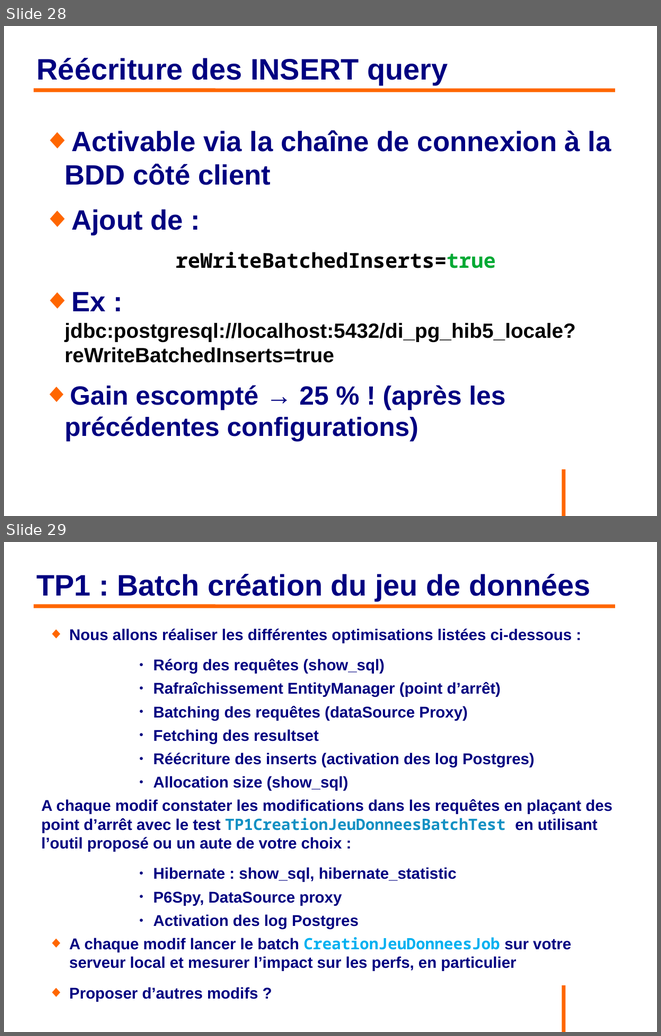
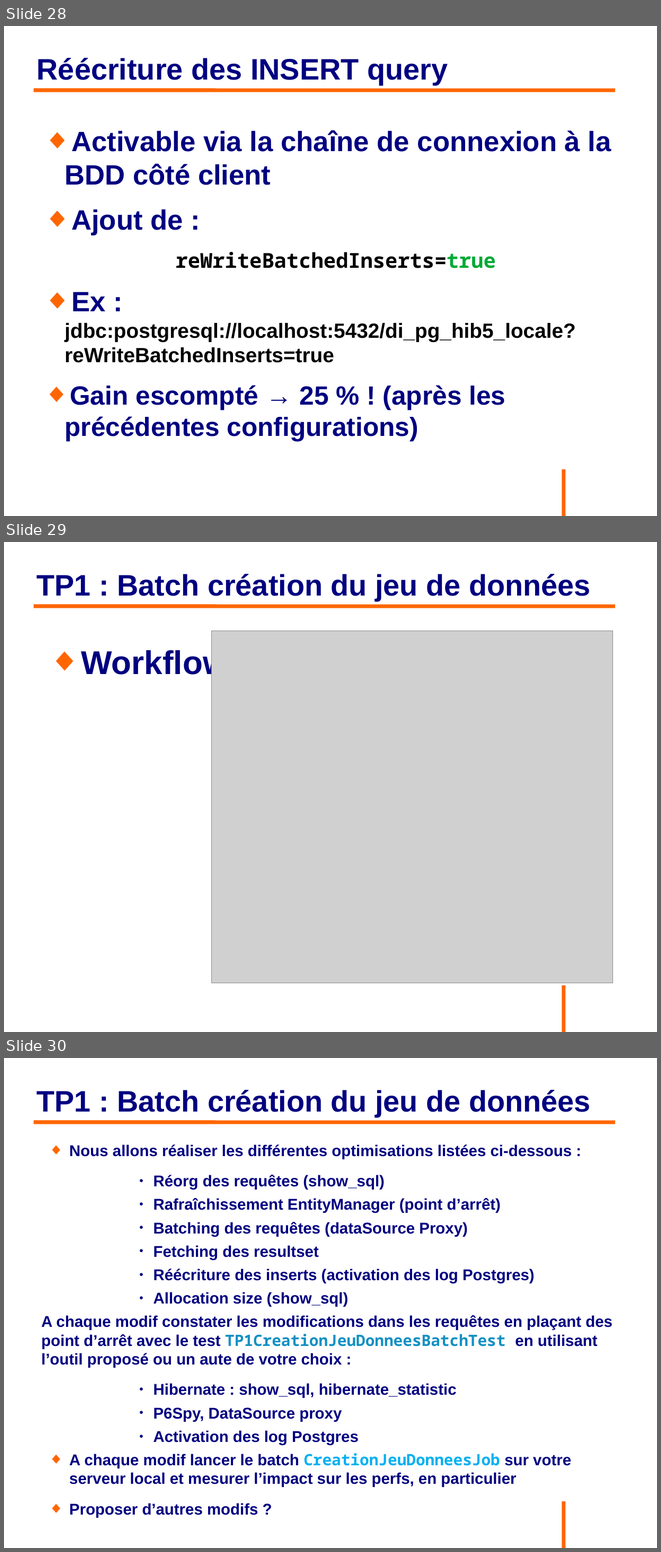
Before and after one commit to philphils/formation-hibernate-avancee, a slide deck: Documentation/diapo_formation_hibernate_avancee.odp. Shown one above the other, each under a label of ours: slides 28 and 29 before the commit, slides 28, 29 and 30 after it. The pictures are 661x1036 and 661x1552 pixels, drawn with LibreOffice and Linux fonts; fonts in the diff are those of the drawing; grey boxes stand for pictures; background and template pictures are left out. Boxes give left, top, right and bottom in pixels: in the first picture for what was removed or moved away, otherwise in the second. Text is boxed around its words. In the diff, an @@ line names an element or a change of style, - is before the commit and + after.

Commit message:
Ajout schema batch creation donnees

```diff
--- a/Documentation/diapo_formation_hibernate_avancee.odp
+++ b/Documentation/diapo_formation_hibernate_avancee.odp
@@ slide 29 added at box(4, 542, 657, 1032), background #FFFFFF; not listed: 1 template element that a slide beside it also shows @@
@@ title added at box(37, 574, 591, 601), 36 pt, text #000080, bold @@
+TP1 : Batch création du jeu de données
@@ line added from (34, 606) to (616, 606), #FF6600 4.54 pt @@
@@ picture added at box(211, 631, 612, 983) @@
@@ text added at box(81, 647, 228, 680), 40 pt, text #000080, bold @@
+◆ Workflow :
@@ what was slide 29 is now slide 30 @@
```
Also in this commit, not shown: 1 other file.
